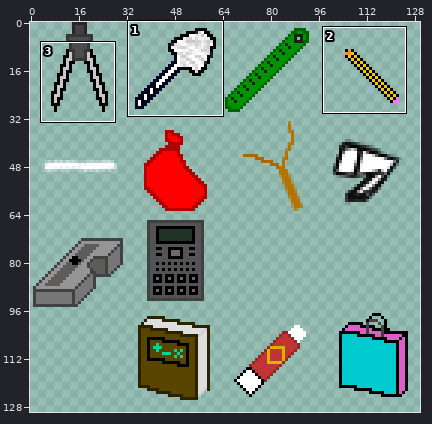
File history of a sprite sheet, Proyecto/RedBrickSky/images/weaponsSet.png. Above: a wide view before the commit, with the close-up outlined.
Close-up. Before:
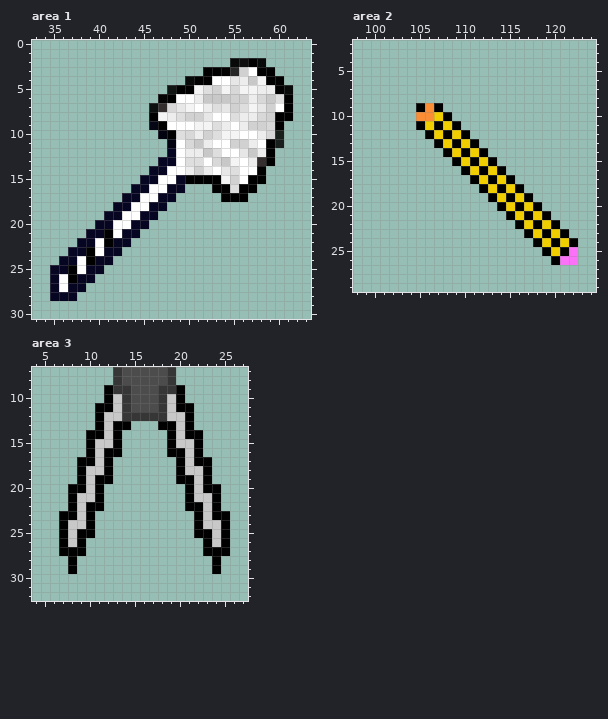
The file is 256x256 pixels. Pixels under 10% opacity are left out. Colours within 5 levels of each other are drawn and written as one. Shown: area 1: x 33..63, y 0..30; area 2: x 98..124, y 2..29; area 3: x 4..27, y 7..32. The wide view leaves out empty margins. The commit also changed other parts of the picture, which this record leaves out.
The result:
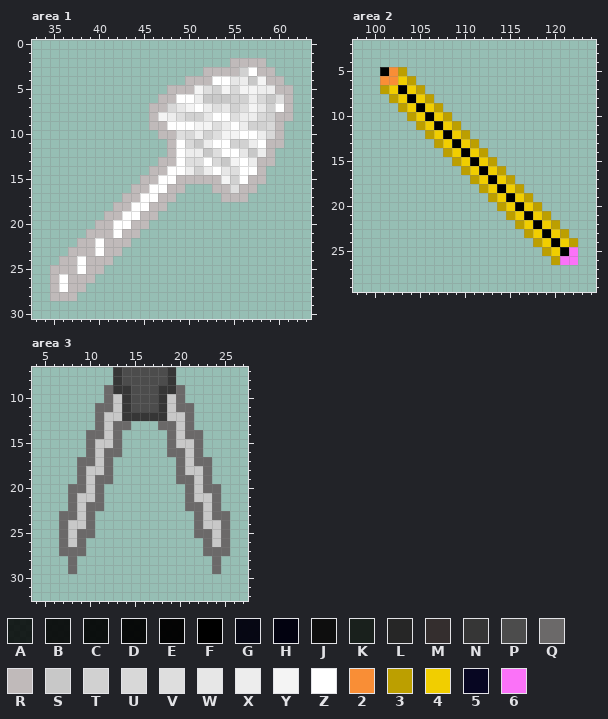
Palette (. is transparent): A #000000d6  B #000000e4  C #000000ea  D #000000f2  E #000000f9  F #000000  G #02020ff8  H #020210  J #0e0e0e  K #19201c  L #262626  M #342e2e  N #363636  P #4c4c4c  Q #6b6969  R #c0baba  S #c8c8c8  T #d1d1d1  U #d8d8d8  V #dedede  W #e7e7e7  X #ededed  Y #f4f4f4  Z #ffffff  2 #f98e36  3 #bc9f00  4 #f1ce00  5 #070622  6 #fb72f8
The edit:
Area 1:
y 2: x 55..58 DJFD -> RRRR
y 3: x 52..55 FFFL -> RRRR; x 58..59 FF -> RR
y 4: x 50..52 DFF -> RRR; x 59..60 FF -> RR
y 5: x 48..50 BFF -> RRR; x 60..61 FD -> RR
y 6: x 47..48 EF -> RR; x 61 F -> R
y 7: x 46..47 CM -> RR; x 61 F -> R
y 8: x 46 F -> R; x 60..61 FF -> RR
y 9: x 46..47 GF -> RR; x 60 F -> R
y 10: x 47..48 HF -> RR; x 60 K -> R
y 11: x 48 H -> R; x 59..60 FA -> RR
y 12: x 48 5 -> R; x 59 F -> R
y 13: x 47..48 55 -> RR; x 58..59 MF -> RR
y 14: x 46..47 55 -> RR; x 58 F -> R
y 15: x 45..46 55 -> RR; x 49..53 5FFFF -> RRRRR; x 57..58 FF -> RR
y 16: x 44..45 55 -> RR; x 48..49 55 -> RR; x 53..54 FF -> RR; x 56..57 FF -> RR
y 17: x 43..44 55 -> RR; x 47..48 55 -> RR; x 54..56 FFF -> RRR
y 18: x 42..43 55 -> RR; x 46..47 55 -> RR
y 19: x 41..42 55 -> RR; x 45..46 55 -> RR
y 20: x 40..41 55 -> RR; x 44..45 55 -> RR
y 21: x 39..41 55F -> RRR; x 43..44 55 -> RR
y 22: x 38..39 55 -> RR; x 41..43 F55 -> RRR
y 23: x 37..39 55F -> RRR; x 41..42 55 -> RR
y 24: x 36..37 55 -> RR; x 39..41 F55 -> RRR
y 25: x 35..37 55F -> RRR; x 39..40 55 -> RR
y 26: x 35 5 -> R; x 37..39 F55 -> RRR
y 27: x 35 5 -> R; x 37..38 55 -> RR
y 28: x 35..37 555 -> RRR
Area 2:
y 5: x 101..103 ... -> F23
y 6: x 101..104 .... -> 2243
y 7: x 101..105 ..... -> 34F43
y 8: x 102..106 ..... -> 34F43
y 9: x 103..104 .. -> 34; x 106..107 2F -> 43
y 10: x 104..106 .22 -> 34F; x 108 F -> 3
y 11: x 105 F -> 3; x 109 F -> 3
y 12: x 106 F -> 3; x 110 F -> 3
y 13: x 107 F -> 3; x 111 F -> 3
y 14: x 108 F -> 3; x 112 F -> 3
y 15: x 109 F -> 3; x 113 F -> 3
y 16: x 110 F -> 3; x 114 F -> 3
y 17: x 111 F -> 3; x 115 F -> 3
y 18: x 112 F -> 3; x 116 F -> 3
y 19: x 113 F -> 3; x 117 F -> 3
y 20: x 114 F -> 3; x 118 F -> 3
y 21: x 115 F -> 3; x 119 F -> 3
y 22: x 116 F -> 3; x 120 F -> 3
y 23: x 117 F -> 3; x 121 F -> 3
y 24: x 118 F -> 3; x 122 F -> 3
y 25: x 119 F -> 3
y 26: x 120 F -> 3
Area 3:
y 9..10: x 12 F -> Q; x 20 F -> Q
y 11: x 11..12 FF -> QQ; x 20..21 FF -> QQ
y 12: x 11 F -> Q; x 21 F -> Q
y 13: x 11 F -> Q; x 13..14 FF -> QQ; x 18..19 FF -> QQ; x 21 F -> Q
y 14: x 10..11 FF -> QQ; x 13 F -> Q; x 19 F -> Q; x 21..22 FF -> QQ
y 15: x 10 F -> Q; x 13 F -> Q; x 19 F -> Q; x 22 F -> Q
y 16: x 10 F -> Q; x 12..13 FF -> QQ; x 19..20 FF -> QQ; x 22 F -> Q
y 17: x 9..10 FF -> QQ; x 12 F -> Q; x 20 F -> Q; x 22..23 FF -> QQ
y 18: x 9 F -> Q; x 12 F -> Q; x 20 F -> Q; x 23 F -> Q
y 19: x 9 F -> Q; x 11..12 FF -> QQ; x 20..21 FF -> QQ; x 23 F -> Q
y 20: x 8..9 FF -> QQ; x 11 F -> Q; x 21 F -> Q; x 23..24 FF -> QQ
y 21: x 8 F -> Q; x 11 F -> Q; x 21 F -> Q; x 24 F -> Q
y 22: x 8 F -> Q; x 10..11 FF -> QQ; x 21..22 FF -> QQ; x 24 F -> Q
y 23: x 7..8 FF -> QQ; x 10 F -> Q; x 22 F -> Q; x 24..25 FF -> QQ
y 24: x 7 F -> Q; x 10 F -> Q; x 22 F -> Q; x 25 F -> Q
y 25: x 7 F -> Q; x 9..10 FF -> QQ; x 22..23 FF -> QQ; x 25 F -> Q
y 26: x 7 F -> Q; x 9 F -> Q; x 23 F -> Q; x 25 F -> Q
y 27: x 7..9 FFF -> QQQ; x 23..25 FFF -> QQQ
y 28..29: x 8 F -> Q; x 24 F -> Q
Pixel boxes of the changes (left, top, right, bottom) in both close-ups:
changed: (50, 58, 293, 301)
changed: (380, 67, 578, 265)
changed: (59, 385, 230, 574)
